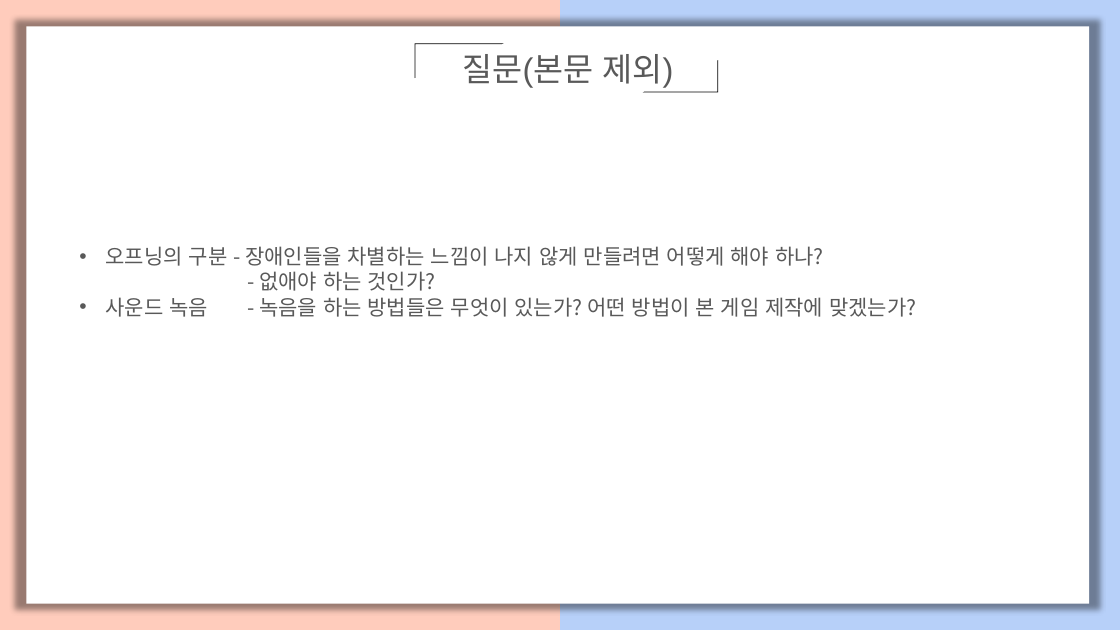
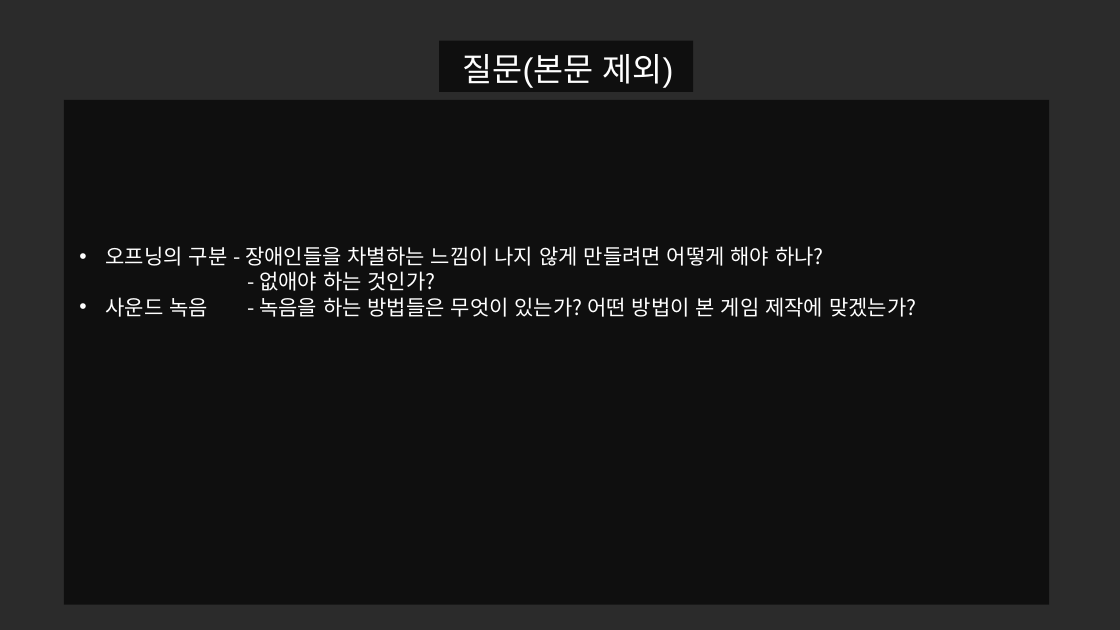
Before and after one commit to mehwari/proj.home, a slide deck: slide 10 of proj.home.PT.pptx. Drawn at 1120x630 pixels with LibreOffice and Linux fonts; fonts in the diff are those of the drawing; background and template pictures are left out; a plain dark background stands for a picture behind light text. Boxes give left, top, right and bottom in pixels: in the first picture for what was removed or moved away, otherwise in the second. Text is boxed around its words. In the diff, an @@ line names an element or a change of style, - is before the commit and + after.

```diff
--- a/proj.home.PT.pptx
+++ b/proj.home.PT.pptx
@@ rectangle removed at [0,0,560,630] @@
@@ rectangle removed at [26,26,1089,603] @@
@@ rectangle removed at [560,0,1120,630] @@
@@ half frame removed at [415,44,504,78] @@
@@ rectangle added at [439,40,693,92], fill #000000 at 65% opacity @@
@@ text "질문(본문 제외)" at [463,54,674,88]: text colour #595959 to #FFFFFF @@
@@ half frame removed at [643,60,718,92] @@
@@ rectangle added at [64,100,1049,605], fill #000000 at 65% opacity @@
@@ text "오프닝의 구분 - 장애인들을 차별하는 ..." at [106,246,916,317]: text colour #595959 to #FFFFFF @@
```
Also in this commit, not shown: 9 other slides changed.
